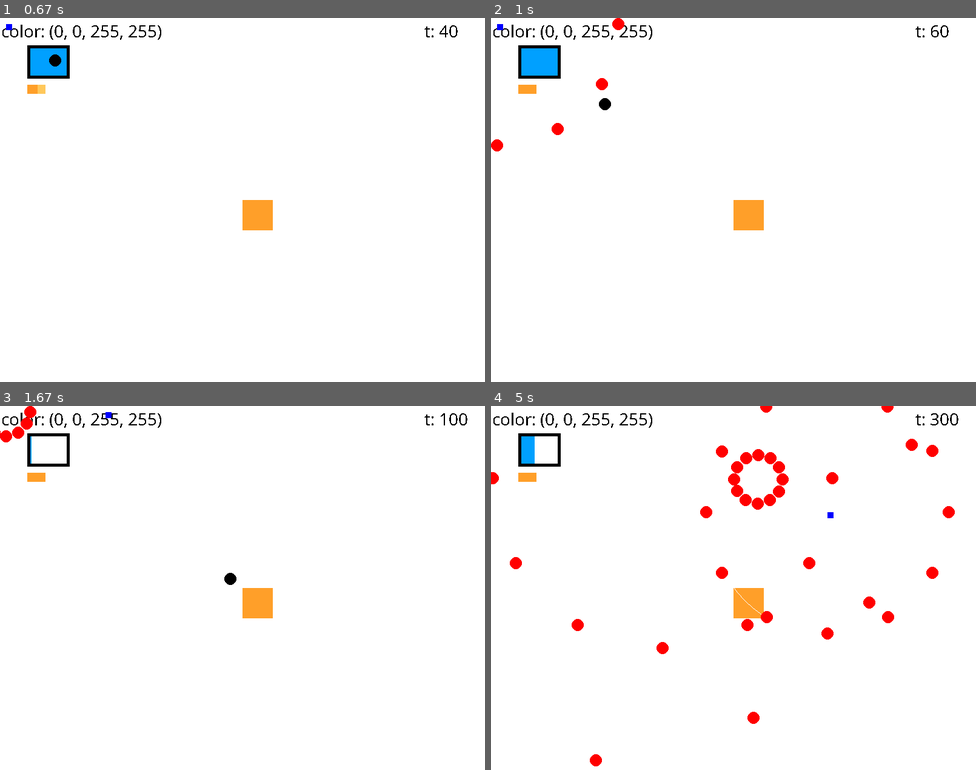
Above: before the commit, frames 1-4 (two rows, left to right).
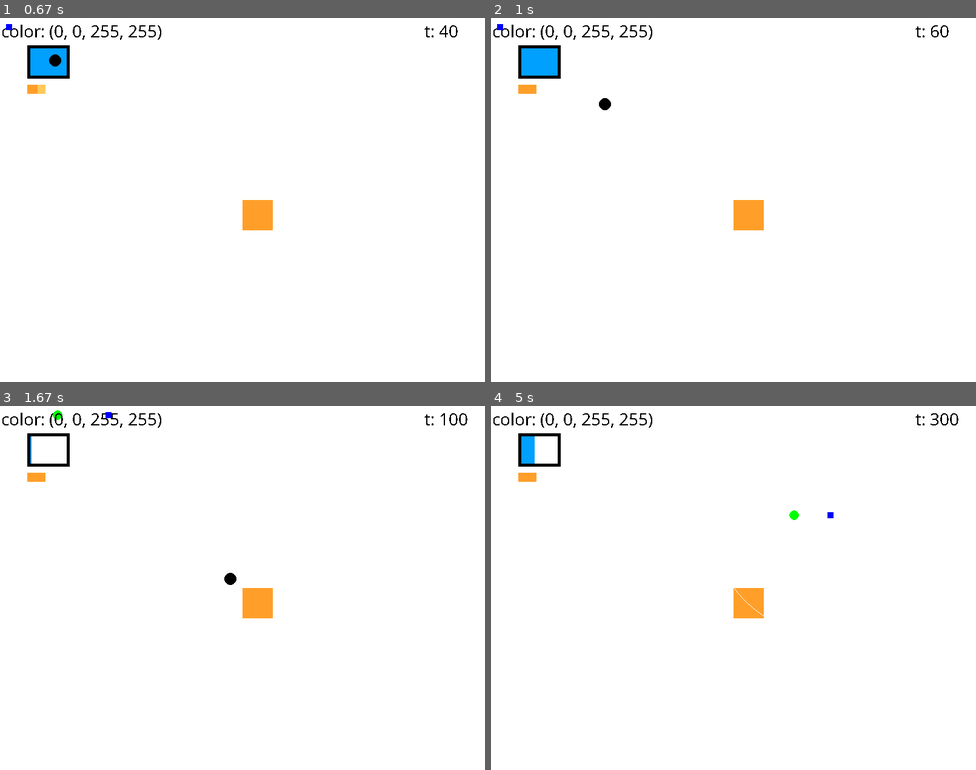
Above: after the commit, the same moments.

Repository: johannesbenjohannes/BlueSquer
Game: pygame game, started from main.py
The game is run twice, just before and just after one commit, with the same random seed, the same clock (stepped at 60 frames per second) and the same inputs.
Inputs (mouse positions are in pixels of both pictures, inside the frame that each line leads up to):
- Up to frame 1 (0.67 s): click (242, 200) at 0.38 s
- Up to frame 2 (1 s): no input
- Up to frame 3 (1.67 s): hold D 1.17-1.63 s; tap Space at 1.23, 1.53 s
- Up to frame 4 (5 s): hold S 1.67-1.97 s; tap Space at 1.73, 2.07, 2.37, 2.73, 3.13, 3.43, 3.63, 3.93, 4.13, 4.47, 4.77 s; hold D 2-2.63 s; tap Z at 2.15, 3.72 s; hold S 2.67-3.03 s; hold D 3.07-3.53 s; hold D 3.57-4.03 s; hold S 4.07-4.37 s; hold D from 4.4 s (still down)

Frame 1 is identical in both runs. In frame 2, 0.3% of the frame differs, in the area x 0-28%, y 0-37%; in frame 3, 0.3%; in frame 4, 2.1%, in the area x 0-96%, y 0-99%.

Commit message:
finished the circle pattern

Diff:
--- a/main.py
+++ b/main.py
@@ -16,7 +16,6 @@
             if surface.get_at((int(i), int(j))) == target:
                 return True
     return False
-
 
 
 
@@ -90,7 +89,7 @@
         }
     }
 
-    phase_1 = ["bullets"] # Patterns de la phase 1
+    phase_1 = ["circle"] # Patterns de la phase 1
 
     alive = True # Etat du player
 
@@ -129,14 +128,16 @@
             self.y = y
             self.t = 0
             self.r = 0
-            self.color = RED
+            self.color = GREEN
 
         def draw(self):
             pygame.draw.circle(fenetre, self.color, (self.x, self.y), self.r)
 
         def update(self):
-            self.r += 0.5
+            self.r += 0.4
             self.t += 1
+            if self.t == 28:
+                self.color = RED
             if self.r >= 12:
                 if self in CircleAttack.circles:
                     CircleAttack.circles.remove(self)
